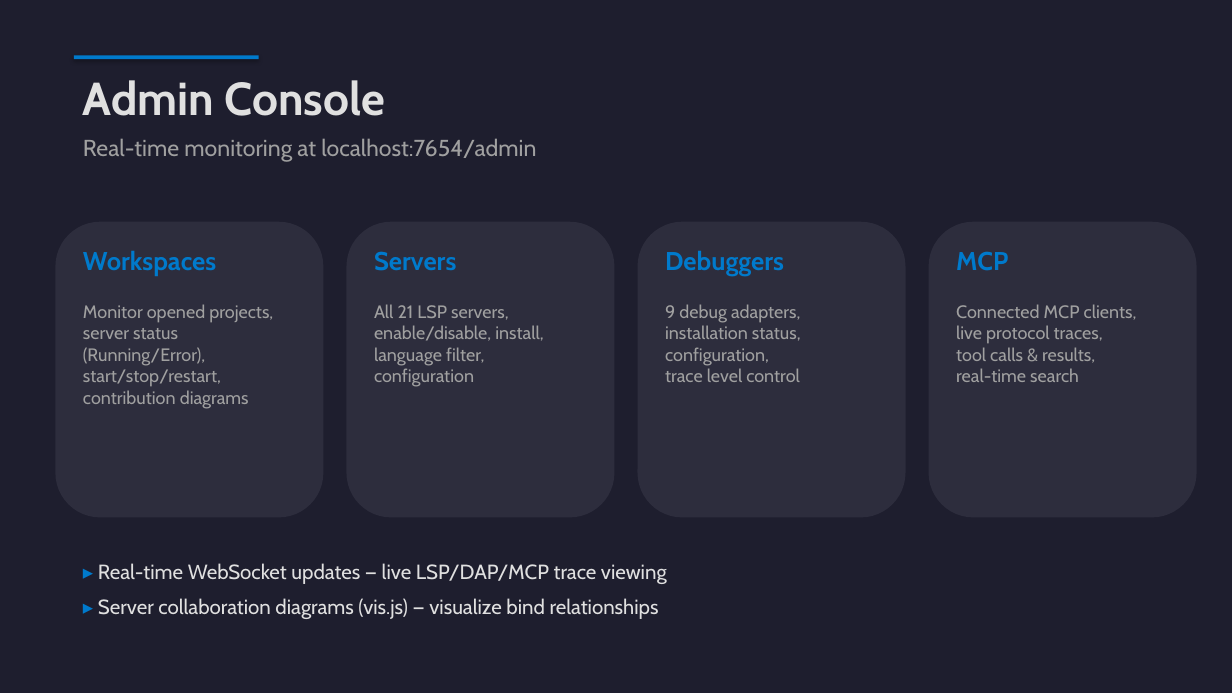
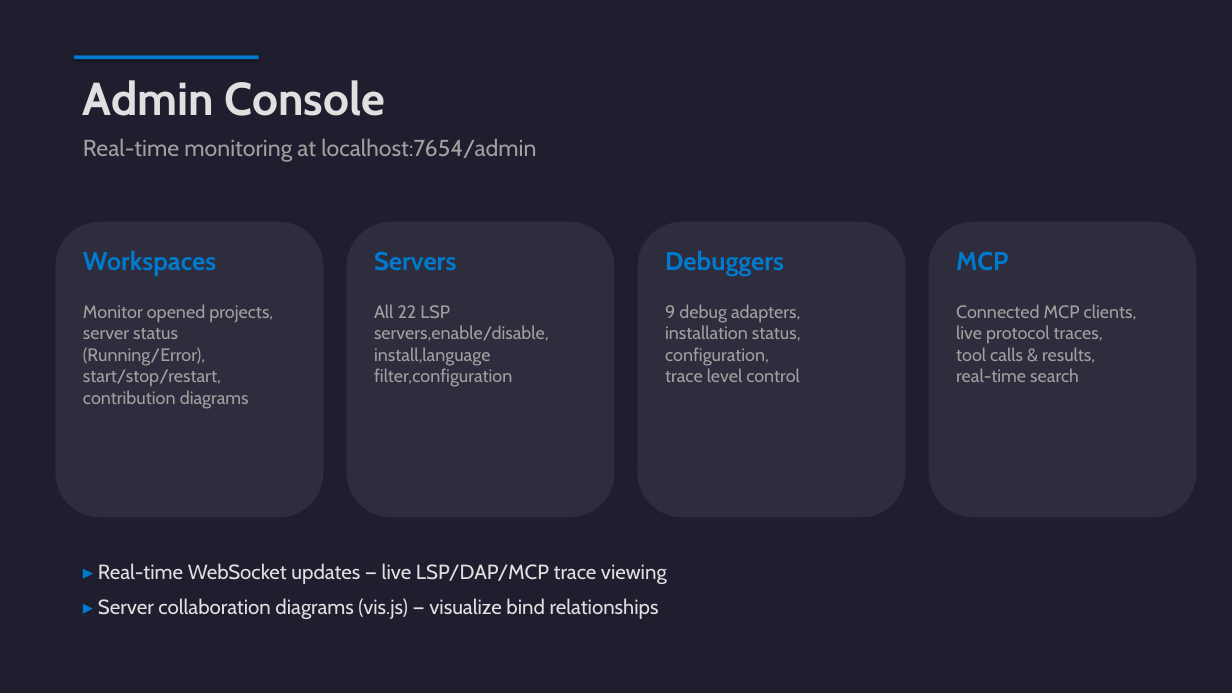
Before and after one commit to angelozerr/mcp-ade, a slide deck: slide 14 of presentation/MCP_LanguageTools.pptx. Drawn at 1232x693 pixels with LibreOffice and Linux fonts; fonts in the diff are those of the drawing. Boxes give left, top, right and bottom in pixels: in the first picture for what was removed or moved away, otherwise in the second. Text is boxed around its words. In the diff, an @@ line names an element or a change of style, - is before the commit and + after.

```diff
--- a/presentation/MCP_LanguageTools.pptx
+++ b/presentation/MCP_LanguageTools.pptx
@@ text at [374,304,549,387]: text changed @@
-All 21 LSP servers,
-enable/disable, install,
-language filter,
-configuration
+All 22 LSP servers,enable/disable, install,language filter,configuration
```
Also in this commit, not shown: 6 other slides changed.
